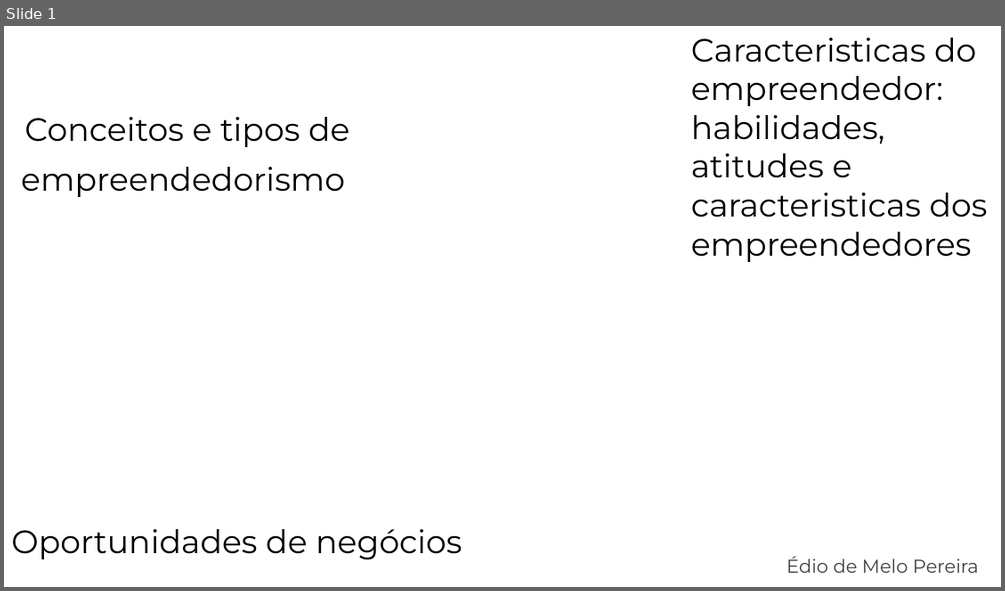
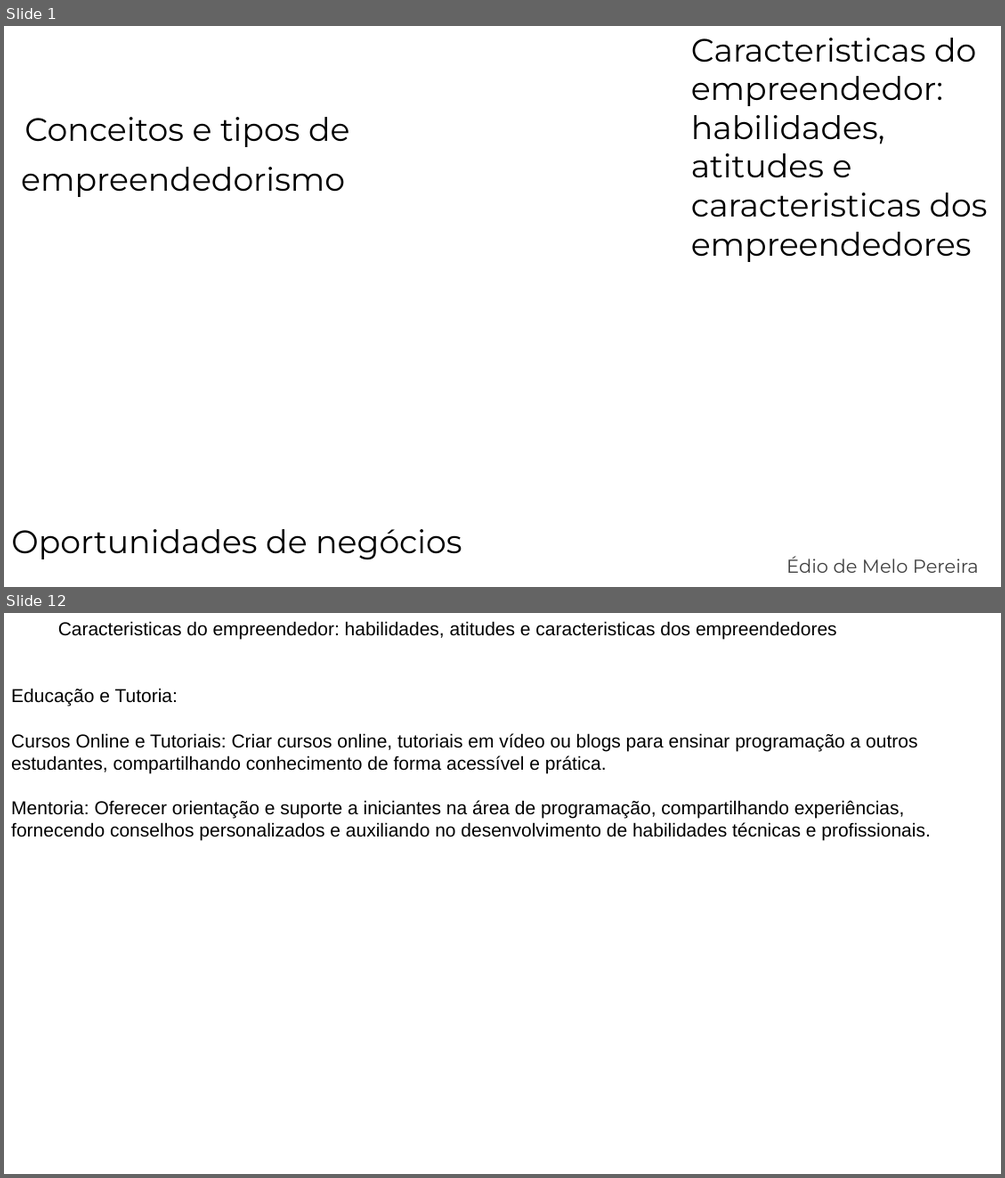
Before and after one commit to E-Mello/PS_Aulas, a slide deck: Aula_07_Conceitos_e_tipos_de_empreendedorismo-Caracteristicas do empreendedor--habilidades_atitudes_e_caracteristicas_dos_empreendedores-Oportunidades_de_negocios/Aula_07.pptx. Shown one above the other, each under a label of ours: slide 1 before the commit, slides 1 and 12 after it; the slides between them are not shown. The pictures are 1005x591 and 1005x1178 pixels, drawn with LibreOffice and Linux fonts; fonts in the diff are those of the drawing; background and template pictures are left out. Boxes give left, top, right and bottom in pixels: in the first picture for what was removed or moved away, otherwise in the second. Text is boxed around its words. In the diff, an @@ line names an element or a change of style, - is before the commit and + after.

```diff
--- a/Aula_07_Conceitos_e_tipos_de_empreendedorismo-Caracteristicas do empreendedor--habilidades_atitudes_e_caracteristicas_dos_empreendedores-Oportunidades_de_negocios/Aula_07.pptx
+++ b/Aula_07_Conceitos_e_tipos_de_empreendedorismo-Caracteristicas do empreendedor--habilidades_atitudes_e_caracteristicas_dos_empreendedores-Oportunidades_de_negocios/Aula_07.pptx
@@ slide 12 added at bbox=[4, 613, 1001, 1174], background picture (left out) @@
@@ text added at bbox=[11, 621, 930, 841], 18 pt, text #000000 @@
+Caracteristicas do empreendedor: habilidades, atitudes e caracteristicas dos empreendedores
+Educação e Tutoria:
+Cursos Online e Tutoriais: Criar cursos online, tutoriais em vídeo ou blogs para ensinar programação a outros estudantes, compartilhando conhecimento de forma acessível e prática.
+Mentoria: Oferecer orientação e suporte a iniciantes na área de programação, compartilhando experiências, fornecendo conselhos personalizados e auxiliando no desenvolvimento de habilidades técnicas e profissionais.
```
Also in this commit, not shown: 1 slide changed, 13 other slides added, 3 slides removed, 1 other file.
